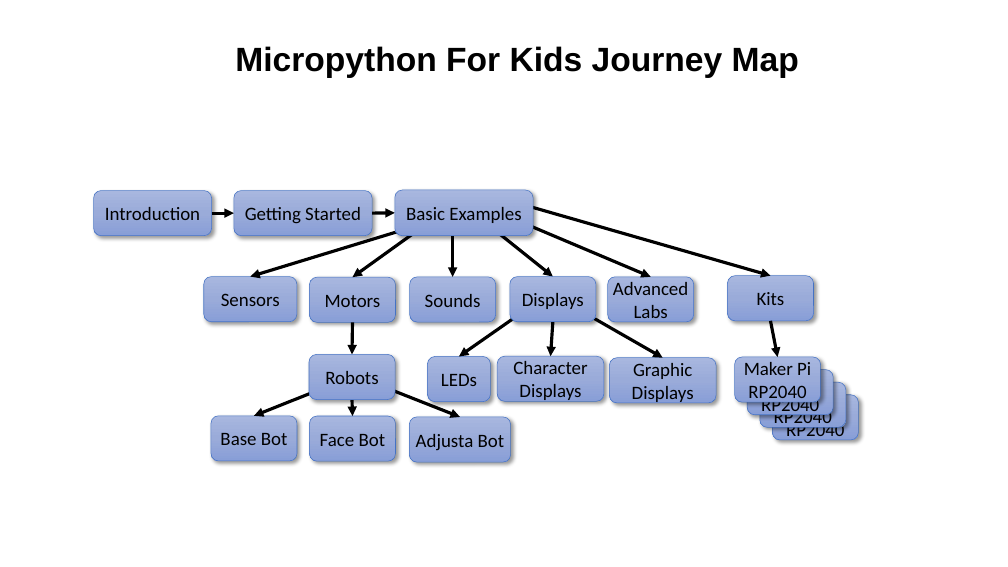
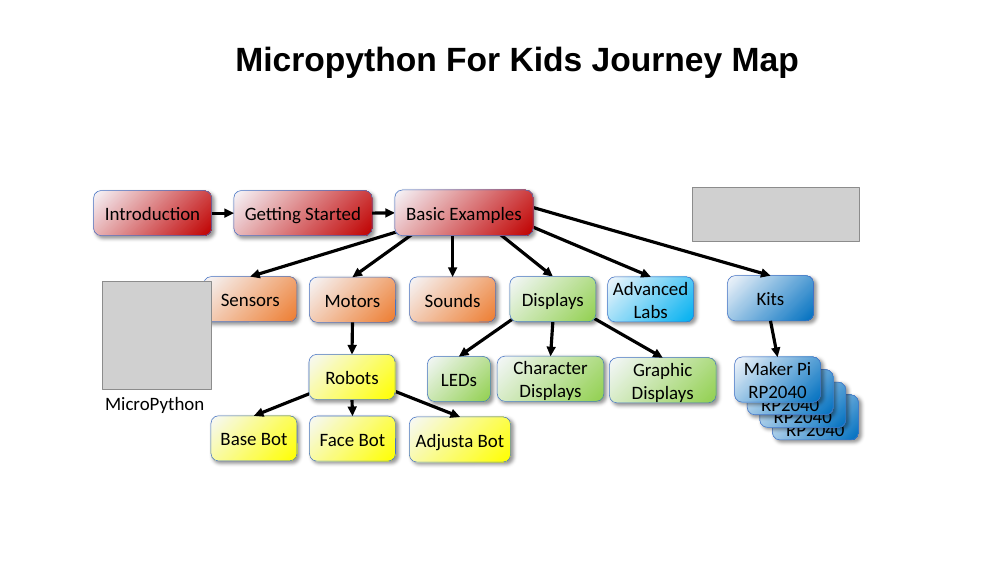
Before and after one commit to CoderDojoTC/micropython, a slide deck: slide 1 of docs/presentations/Journey-Map.pptx. Drawn at 1008x567 pixels with LibreOffice and Linux fonts; fonts in the diff are those of the drawing; grey boxes stand for pictures. Boxes give left, top, right and bottom in pixels: in the first picture for what was removed or moved away, otherwise in the second. Text is boxed around its words. In the diff, an @@ line names an element or a change of style, - is before the commit and + after.

```diff
--- a/docs/presentations/Journey-Map.pptx
+++ b/docs/presentations/Journey-Map.pptx
@@ fill gradient #A8B7DF to #9AABD9 to #889ED7 to gradient #F6F8FC to #C00000 in 3 elements at [94, 191, 212, 236], [234, 191, 372, 236], [395, 190, 533, 236] @@
@@ picture added at [693, 188, 859, 242] @@
@@ picture added at [102, 281, 211, 390] @@
@@ fill gradient #A8B7DF to #9AABD9 to #889ED7 to gradient #F6F8FC to #ED7D31 in 3 elements at [204, 277, 297, 322], [309, 278, 395, 323], [410, 277, 496, 322] @@
@@ fill gradient #A8B7DF to #9AABD9 to #889ED7 to gradient #F6F8FC to #92D050 in 4 elements at [427, 357, 490, 402], [498, 356, 604, 402], [609, 358, 716, 403], [510, 277, 596, 322] @@
@@ rounded rectangle "Advanced" at [608, 277, 694, 322]: fill gradient #A8B7DF to #9AABD9 to #889ED7 to gradient #F6F8FC to #00B0F0 @@
@@ fill gradient #A8B7DF to #9AABD9 to #889ED7 to gradient #F6F8FC to #FFFF00 in 4 elements at [211, 416, 297, 461], [309, 416, 395, 461], [409, 417, 510, 463], [309, 355, 395, 400] @@
@@ fill gradient #A8B7DF to #9AABD9 to #889ED7 to gradient #F6F8FC to #0070C0 in 5 elements at [773, 395, 859, 440], [760, 383, 846, 428], [747, 370, 833, 415], [727, 276, 814, 321], [735, 357, 821, 402] @@
@@ text added at [105, 397, 204, 413], 18 pt, text #000000 @@
+MicroPython
```
Also in this commit, not shown: 6 other files.
